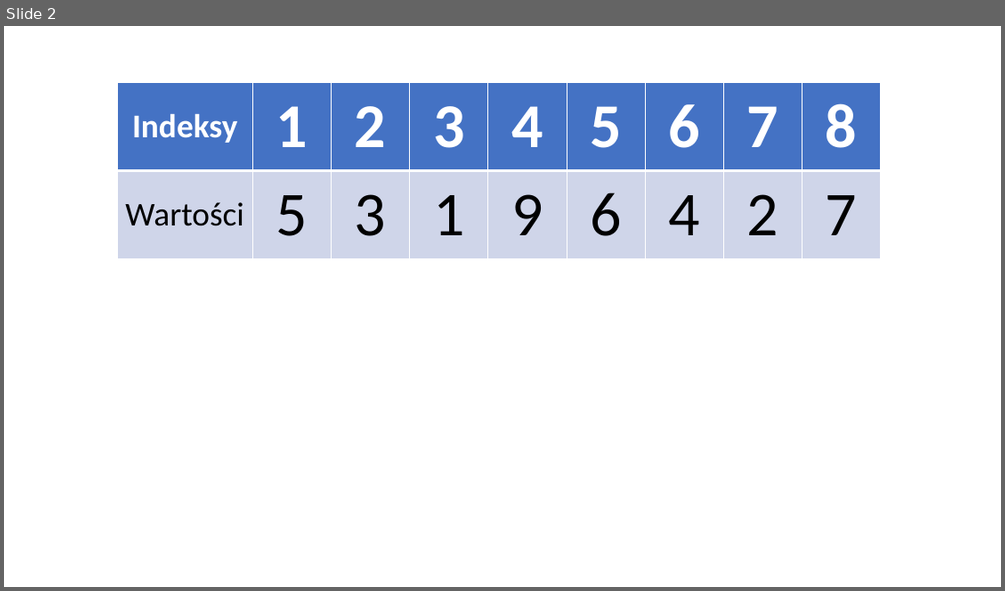
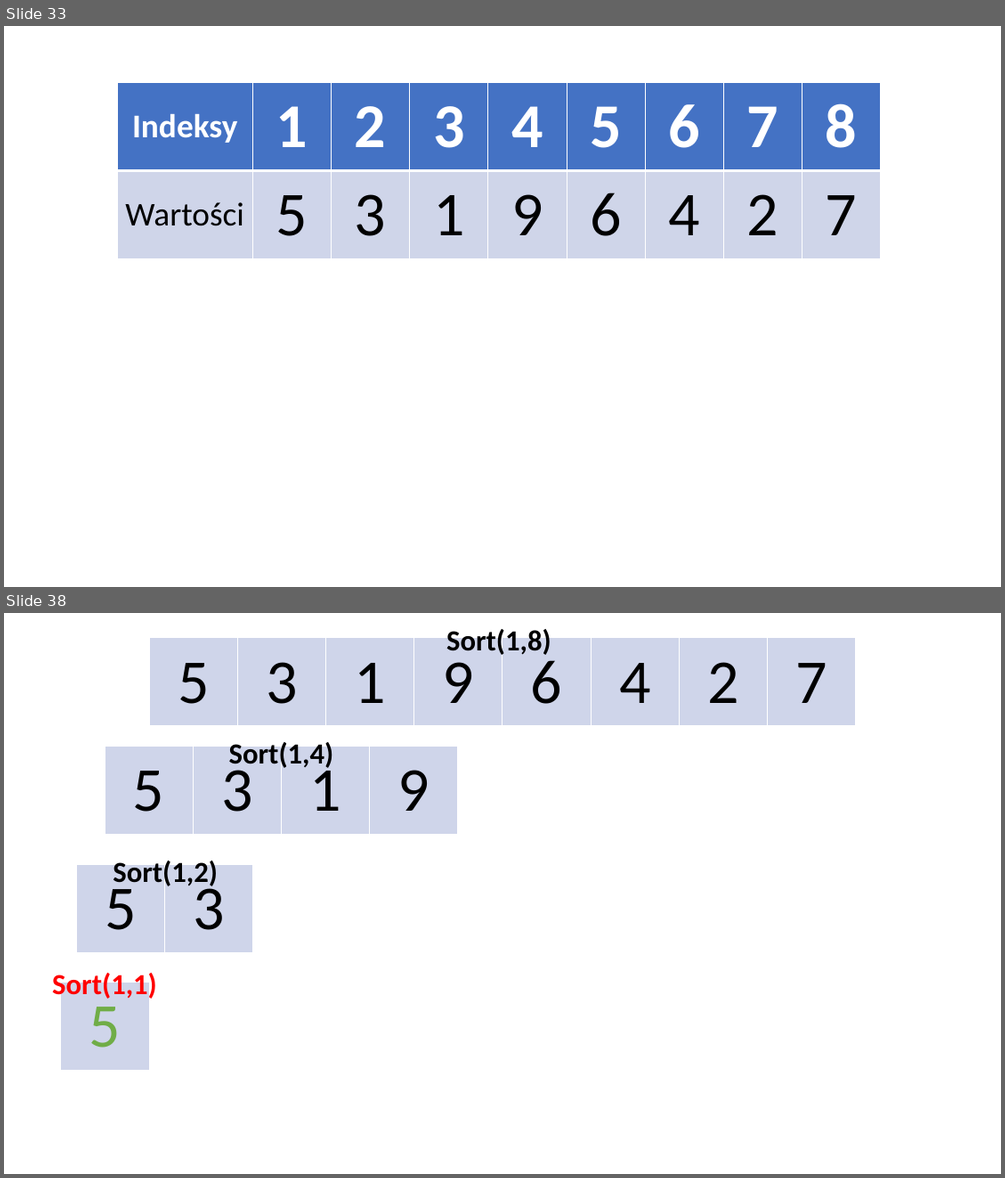
Before and after one commit to blackbat13/CS-HTiEW, a slide deck: Wprowadzenie do rekurencji 2/I. Wprowadzenie do rekurencji 2/Sortowanie przez scalanie.pptx. Shown one above the other, each under a label of ours: slide 2 before the commit, slides 33 and 38 after it; the slides between them are not shown. The pictures are 1005x591 and 1005x1178 pixels, drawn with LibreOffice and Linux fonts; fonts in the diff are those of the drawing. Boxes give left, top, right and bottom in pixels: in the first picture for what was removed or moved away, otherwise in the second. Text is boxed around its words. In the diff, an @@ line names an element or a change of style, - is before the commit and + after.

```diff
--- a/Wprowadzenie do rekurencji 2/I. Wprowadzenie do rekurencji 2/Sortowanie przez scalanie.pptx
+++ b/Wprowadzenie do rekurencji 2/I. Wprowadzenie do rekurencji 2/Sortowanie przez scalanie.pptx
@@ slide 38 added at (4, 613, 1001, 1174), background #FFFFFF @@
@@ table added at (149, 638, 855, 726), 1 rows, 8 columns @@
+5 | 3 | 1 | 9 | 6 | 4 | 2 | 7
@@ text added at (446, 626, 551, 657), 28 pt, text #000000, bold @@
+Sort(1,8)
@@ text added at (229, 739, 334, 771), 28 pt, text #000000, bold @@
+Sort(1,4)
@@ table added at (105, 747, 458, 835), 1 rows, 4 columns @@
+5 | 3 | 1 | 9
@@ table added at (77, 864, 253, 952), 1 rows, 2 columns @@
+5 | 3
@@ text added at (113, 858, 218, 889), 28 pt, text #000000, bold @@
+Sort(1,2)
@@ text added at (52, 970, 157, 1001), 28 pt, text #FF0000, bold @@
+Sort(1,1)
@@ table added at (61, 981, 149, 1070), 1 rows, 1 columns @@
+5
@@ what was slide 2 is now slide 33 @@
```
Also in this commit, not shown: 3 slides changed, 84 other slides added.
